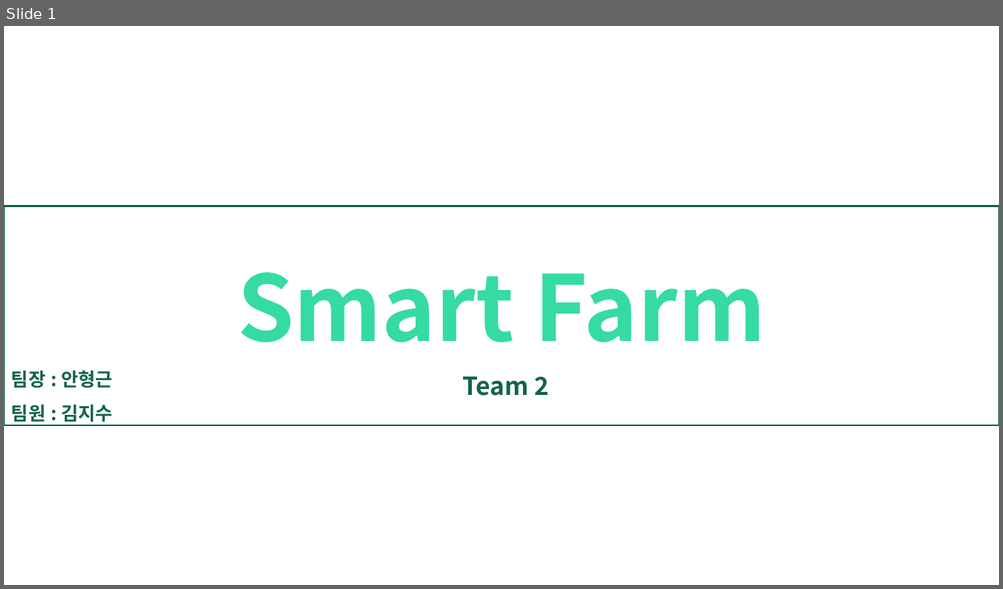
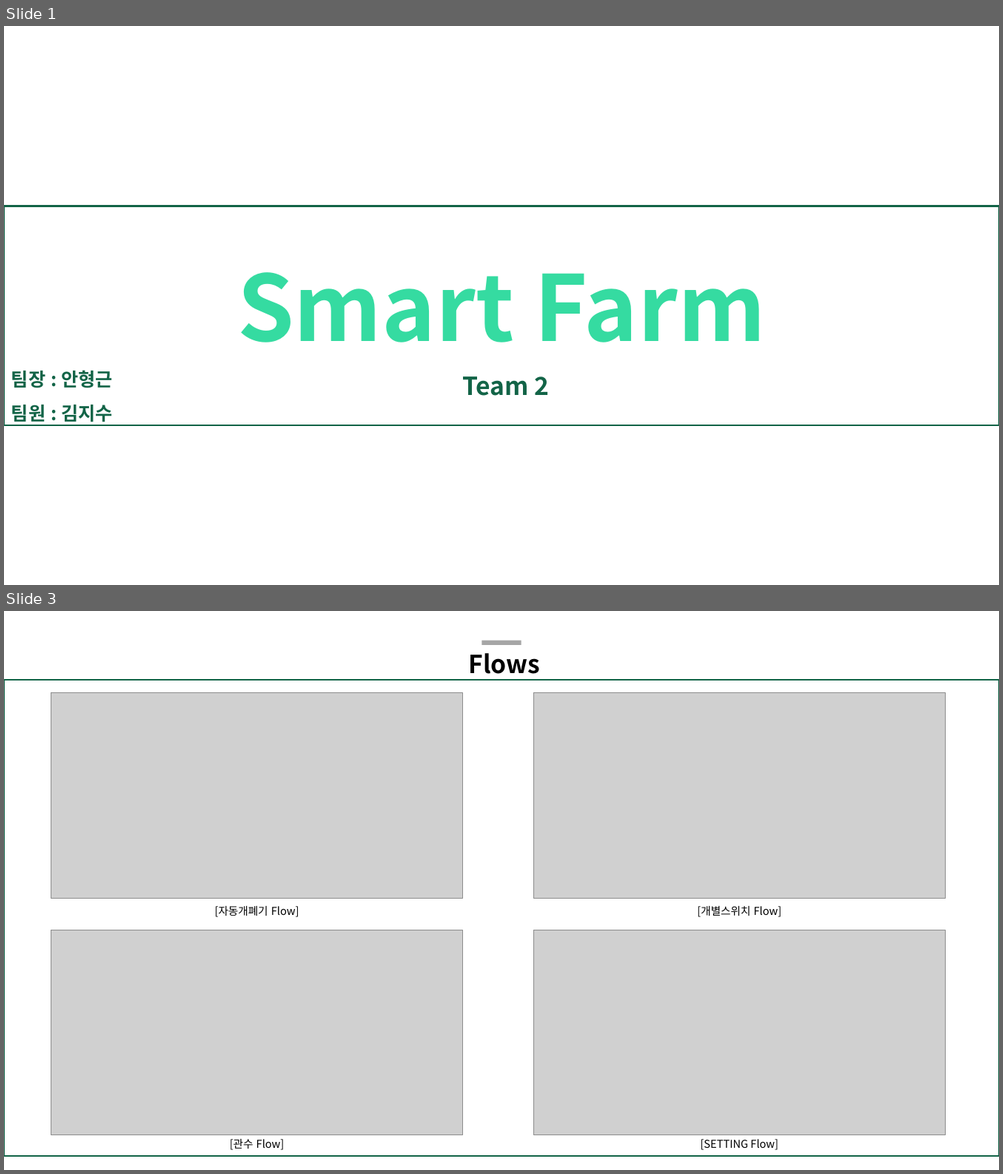
Before and after one commit to ssufunny/Internship-2022Winter, a slide deck: 화면 자료/ubifarm.pptx. Shown one above the other, each under a label of ours: slide 1 before the commit, slides 1 and 3 after it; the slides between them are not shown. The pictures are 1003x589 and 1003x1174 pixels, drawn with LibreOffice and Linux fonts; fonts in the diff are those of the drawing; grey boxes stand for pictures. Boxes give left, top, right and bottom in pixels: in the first picture for what was removed or moved away, otherwise in the second. Text is boxed around its words. In the diff, an @@ line names an element or a change of style, - is before the commit and + after.

```diff
--- a/화면 자료/ubifarm.pptx
+++ b/화면 자료/ubifarm.pptx
@@ slide 3 added at (4, 611, 999, 1170), background #FFFFFF @@
@@ text added at (468, 653, 540, 681), 24 pt, text #000000, bold @@
+Flows
@@ rectangle added at (481, 640, 521, 644), fill #A6A6A6 @@
@@ rectangle added at (4, 680, 999, 1156), outline #126447 1.5 pt @@
@@ picture added at (51, 693, 462, 899) @@
@@ picture added at (534, 693, 945, 899) @@
@@ text added at (215, 906, 299, 917), 10.5 pt, text #000000 @@
+[자동개폐기 Flow]
@@ text added at (697, 906, 782, 917), 10.5 pt, text #000000 @@
+[개별스위치 Flow]
@@ picture added at (51, 931, 462, 1136) @@
@@ picture added at (534, 931, 945, 1136) @@
@@ text added at (230, 1139, 284, 1150), 10.5 pt, text #000000 @@
+[관수 Flow]
@@ text added at (700, 1139, 778, 1150), 10.5 pt, text #000000 @@
+[SETTING Flow]
```
Also in this commit, not shown: 3 slides changed, 4 slides removed.
